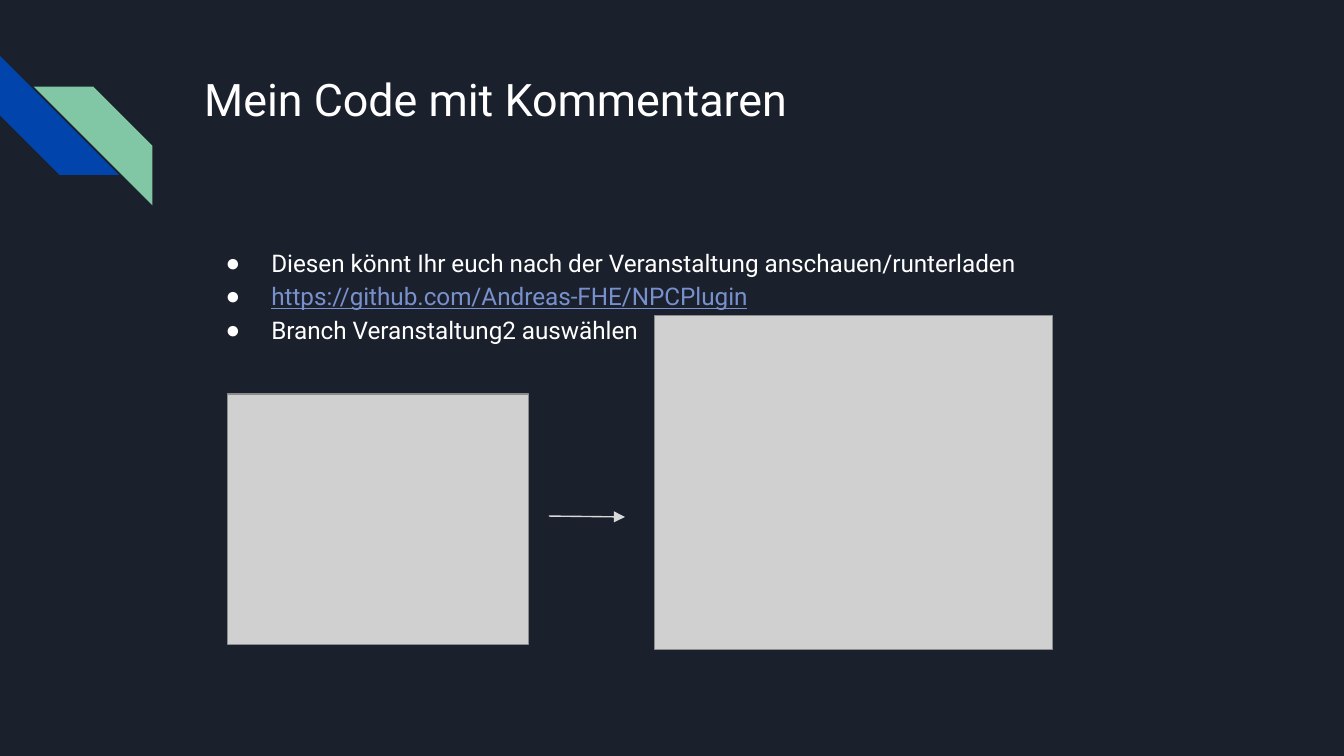
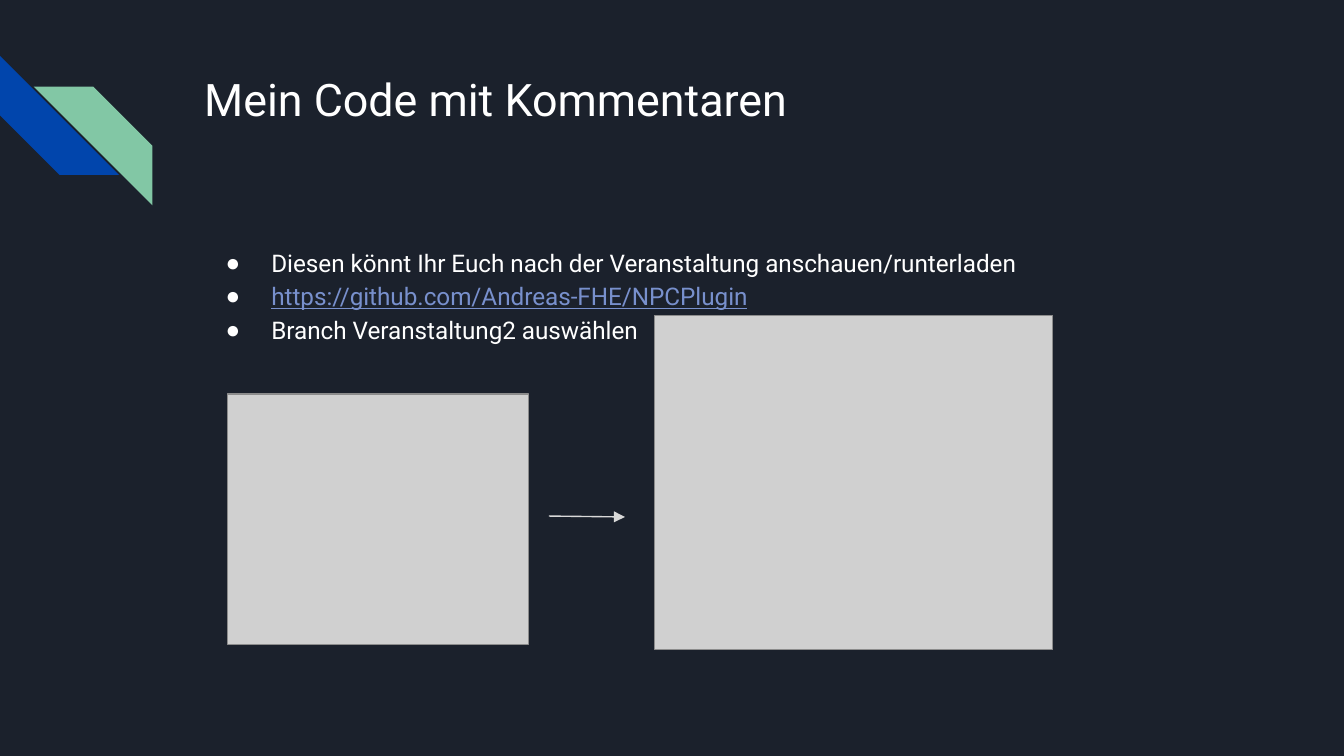
Before and after one commit to Andreas-FHE/NPCPlugin, a slide deck: slide 7 of documentation/AI4Kids_Veranstaltung_2.pptx. Drawn at 1344x756 pixels with LibreOffice and Linux fonts; fonts in the diff are those of the drawing; grey boxes stand for pictures. Boxes give left, top, right and bottom in pixels: in the first picture for what was removed or moved away, otherwise in the second. Text is boxed around its words. In the diff, an @@ line names an element or a change of style, - is before the commit and + after.

```diff
--- a/documentation/AI4Kids_Veranstaltung_2.pptx
+++ b/documentation/AI4Kids_Veranstaltung_2.pptx
@@ text at (271,253,1016,277): text changed @@
-● Diesen könnt Ihr euch nach der Veranstaltung anschauen/runterladen
+● Diesen könnt Ihr Euch nach der Veranstaltung anschauen/runterladen
```
Also in this commit, not shown: 1 other slide changed, 1 other file.
